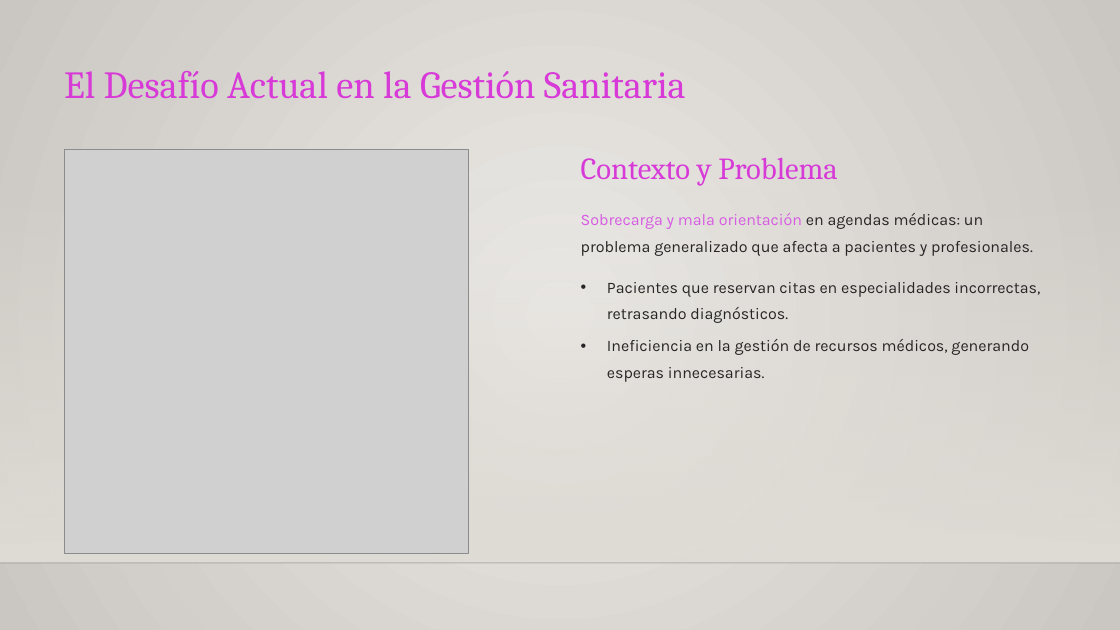
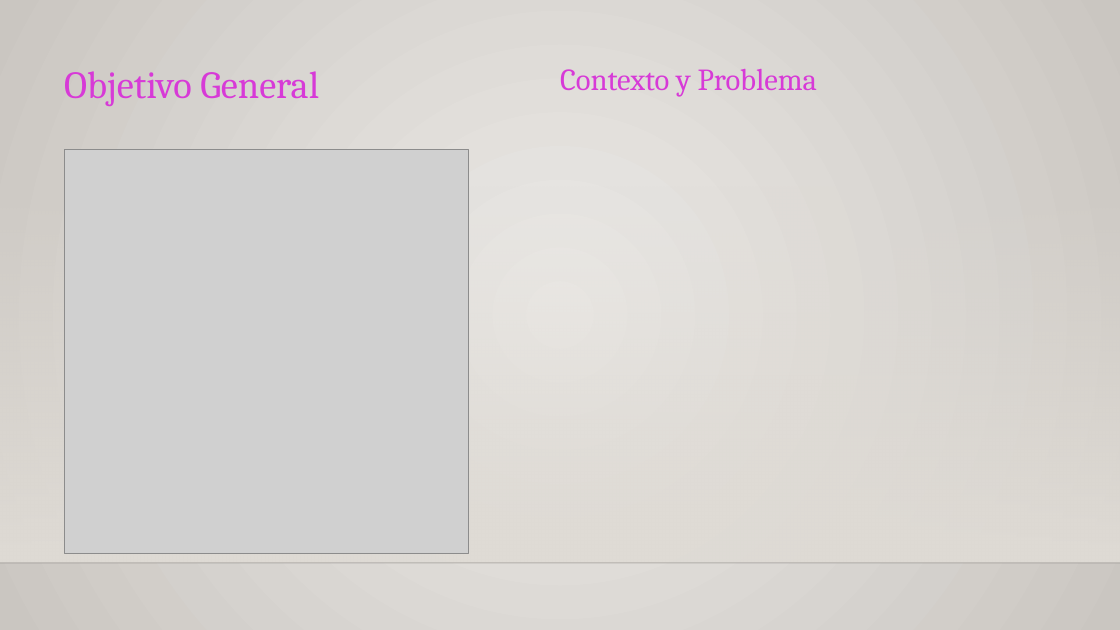
Before and after one commit to MRCuevasCarreno/MediTriage, a slide deck: slide 2 of Fase 2/Evidencias Proyecto/Presentación Proyecto.pptx. Drawn at 1120x630 pixels with LibreOffice and Linux fonts; fonts in the diff are those of the drawing; grey boxes stand for pictures; background and template pictures are left out. Boxes give left, top, right and bottom in pixels: in the first picture for what was removed or moved away, otherwise in the second. Text is boxed around its words. In the diff, an @@ line names an element or a change of style, - is before the commit and + after.

```diff
--- a/Fase 2/Evidencias Proyecto/Presentación Proyecto.pptx
+++ b/Fase 2/Evidencias Proyecto/Presentación Proyecto.pptx
@@ text "Contexto y Problema": place and size @@
-text "Contexto y Problema" at box(581, 158, 838, 186)
+text "Contexto y Problema" at box(560, 69, 818, 97)
@@ text at box(64, 71, 319, 106): text changed @@
-El Desafío Actual en la Gestión Sanitaria
+Objetivo General
@@ text removed at box(581, 213, 1033, 256) @@
-Sobrecarga y mala orientación en agendas médicas: un problema generalizado que afecta a pacientes y profesionales.
@@ text removed at box(607, 282, 1040, 323) @@
-• Pacientes que reservan citas en especialidades incorrectas, retrasando diagnósticos.
@@ text removed at box(607, 339, 1029, 382) @@
-• Ineficiencia en la gestión de recursos médicos, generando esperas innecesarias.
```
Also in this commit, not shown: 2 other slides changed, 8 other files.
